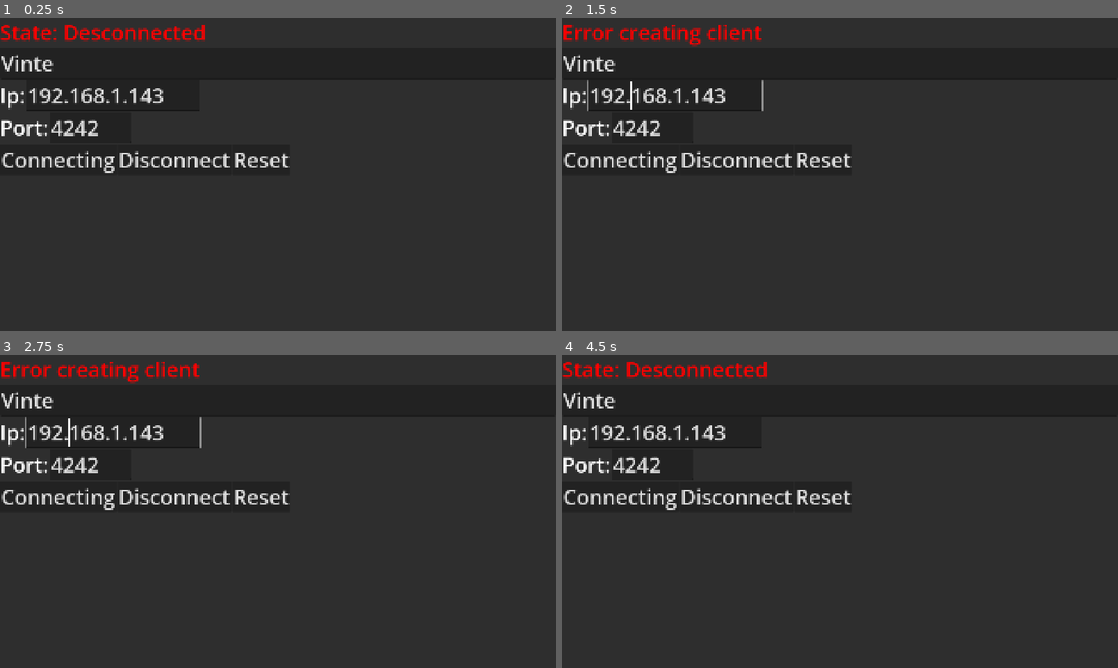
Above: before the commit, frames 1-4 (two rows, left to right).
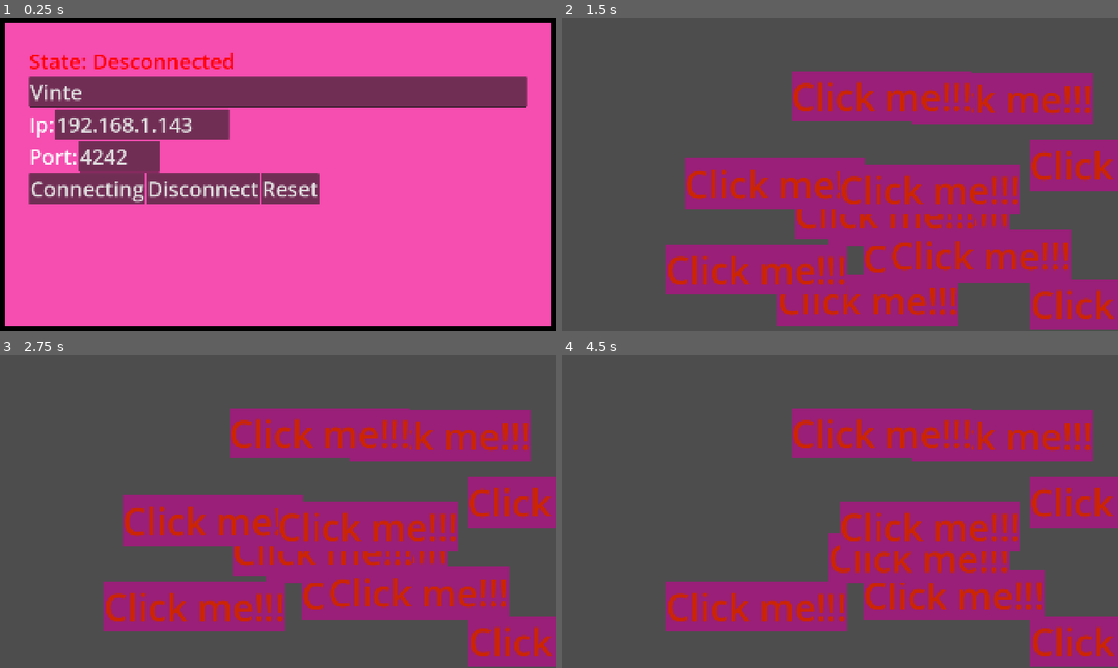
Above: after the commit, the same moments.

Repository: StoriTella/drunkenflyersclient
Game: Godot game, scene res://scenes/client.tscn
Same seed, same stepped clock (60 frames per second), same inputs: the game is played once before the commit and once after it. Sound files missing from this copy of the repository are replaced by a short silence.
Inputs (mouse positions are in pixels of both pictures, inside the frame that each line leads up to):
- Up to frame 1 (0.25 s): no input
- Up to frame 2 (1.5 s): click "Connecting" at 0.5 s; click (634, 93) at 1.25 s, where only the run after the commit has a clickable "Forward"
- Up to frame 3 (2.75 s): click (305, 636) at 2 s, where only the run after the commit has a clickable "Click me!!!"
- Up to frame 4 (4.5 s): click (951, 596) at 2.75 s, where only the run after the commit has a clickable "Click me!!!"; click (734, 495) at 3.5 s, where only the run before the commit has a clickable "Disconnect"; click (917, 558) at 4.25 s, where only the run after the commit has a clickable "Click me!!!"

The runs differ from the first frame. In frame 1, 100% of the frame differs, in the area x 0-100%, y 0-100%; in frame 2, 99%; in frame 3, 99%; in frame 4, 99%.

Commit message:
add minigame button smash

Diff:
--- /dev/null
+++ b/assets/themes/ButtonThemes.tres
@@ -0,0 +1,4 @@
+[gd_resource type="Theme" format=3 uid="uid://bbsb0mwr08726"]
+
+[resource]
+default_font_size = 72
--- /dev/null
+++ b/assets/themes/button_smash.tres
@@ -0,0 +1,9 @@
+[gd_resource type="Theme" format=3 uid="uid://b8w2ui51mlboi"]
+
+[sub_resource type="StyleBoxFlat" id="StyleBoxFlat_q3oi7"]
+bg_color = Color(0.6, 0.12156863, 0.47058824, 1)
+
+[resource]
+Button/colors/font_color = Color(0.79906726, 0.1468749, 0, 1)
+Button/font_sizes/font_size = 128
+Button/styles/normal = SubResource("StyleBoxFlat_q3oi7")
--- a/project.godot
+++ b/project.godot
@@ -23,6 +23,8 @@
 
 window/size/viewport_width=1920
 window/size/viewport_height=1080
+window/size/mode=3
+window/size/resizable=false
 window/stretch/mode="canvas_items"
 window/stretch/aspect="expand"
 
--- a/scenes/client.tscn
+++ b/scenes/client.tscn
@@ -1,6 +1,23 @@
 [gd_scene format=3 uid="uid://cfyu3kpjs52lo"]
 
 [ext_resource type="Script" uid="uid://d25apyad23oi6" path="res://scripts/client/client.gd" id="1_5f806"]
+
+[sub_resource type="Theme" id="Theme_5f806"]
+
+[sub_resource type="StyleBoxFlat" id="StyleBoxFlat_1t5vp"]
+content_margin_left = 100.0
+content_margin_top = 100.0
+content_margin_right = 100.0
+content_margin_bottom = 100.0
+bg_color = Color(0.9618922, 0.30210367, 0.68868446, 1)
+border_width_left = 20
+border_width_top = 20
+border_width_right = 20
+border_width_bottom = 20
+border_color = Color(0, 0, 0, 1)
+
+[sub_resource type="Theme" id="Theme_4tr0r"]
+PanelContainer/styles/panel = SubResource("StyleBoxFlat_1t5vp")
 
 [sub_resource type="Theme" id="Theme_8hduq"]
 default_font_size = 72
@@ -33,69 +50,77 @@
 default_font_size = 72
 
 [node name="ClientRoot" type="Panel" unique_id=723361514]
-offset_right = 1920.0
-offset_bottom = 1080.0
+anchors_preset = 15
+anchor_right = 1.0
+anchor_bottom = 1.0
+grow_horizontal = 2
+grow_vertical = 2
+theme = SubResource("Theme_5f806")
 script = ExtResource("1_5f806")
 
-[node name="VBoxContainer" type="VBoxContainer" parent="." unique_id=1284620183]
+[node name="PanelContainer" type="PanelContainer" parent="." unique_id=684634921]
 layout_mode = 1
 anchors_preset = 15
 anchor_right = 1.0
 anchor_bottom = 1.0
 grow_horizontal = 2
 grow_vertical = 2
+theme = SubResource("Theme_4tr0r")
 
-[node name="StatusLabel" type="Label" parent="VBoxContainer" unique_id=459156630]
+[node name="VBoxContainer" type="VBoxContainer" parent="PanelContainer" unique_id=1284620183]
+layout_mode = 2
+
+[node name="StatusLabel" type="Label" parent="PanelContainer/VBoxContainer" unique_id=459156630]
 layout_mode = 2
 theme = SubResource("Theme_8hduq")
 label_settings = SubResource("LabelSettings_g6rob")
 
-[node name="Name" type="LineEdit" parent="VBoxContainer" unique_id=1915278816]
+[node name="Name" type="LineEdit" parent="PanelContainer/VBoxContainer" unique_id=1915278816]
 layout_mode = 2
 theme = SubResource("Theme_g6rob")
 text = "Vinte"
 
-[node name="HBoxContainerIP" type="HBoxContainer" parent="VBoxContainer" unique_id=554722213]
+[node name="HBoxContainerIP" type="HBoxContainer" parent="PanelContainer/VBoxContainer" unique_id=554722213]
 layout_mode = 2
 
-[node name="Label" type="Label" parent="VBoxContainer/HBoxContainerIP" unique_id=11675700]
+[node name="Label" type="Label" parent="PanelContainer/VBoxContainer/HBoxContainerIP" unique_id=11675700]
 layout_mode = 2
 text = "Ip:"
 label_settings = SubResource("LabelSettings_nt2lr")
 
-[node name="IpLineEdit" type="LineEdit" parent="VBoxContainer/HBoxContainerIP" unique_id=311261085]
+[node name="IpLineEdit" type="LineEdit" parent="PanelContainer/VBoxContainer/HBoxContainerIP" unique_id=311261085]
 custom_minimum_size = Vector2(600, 0)
 layout_mode = 2
 theme = SubResource("Theme_ddqq8")
 text = "192.168.1.143"
 emoji_menu_enabled = false
 
-[node name="HBoxContainerPorta" type="HBoxContainer" parent="VBoxContainer" unique_id=1125632579]
+[node name="HBoxContainerPorta" type="HBoxContainer" parent="PanelContainer/VBoxContainer" unique_id=1125632579]
 layout_mode = 2
 
-[node name="Label" type="Label" parent="VBoxContainer/HBoxContainerPorta" unique_id=1356556547]
+[node name="Label" type="Label" parent="PanelContainer/VBoxContainer/HBoxContainerPorta" unique_id=1356556547]
 layout_mode = 2
 text = "Port:"
 label_settings = SubResource("LabelSettings_ad8ya")
 
-[node name="PortLineEdit" type="LineEdit" parent="VBoxContainer/HBoxContainerPorta" unique_id=40646318]
+[node name="PortLineEdit" type="LineEdit" parent="PanelContainer/VBoxContainer/HBoxContainerPorta" unique_id=40646318]
 layout_mode = 2
 theme = SubResource("Theme_03rmu")
 
-[node name="HBoxContainer" type="HBoxContainer" parent="VBoxContainer" unique_id=717651986]
+[node name="HBoxContainer" type="HBoxContainer" parent="PanelContainer/VBoxContainer" unique_id=717651986]
 layout_mode = 2
 
-[node name="ConnectButton" type="Button" parent="VBoxContainer/HBoxContainer" unique_id=802563028]
+[node name="ConnectButton" type="Button" parent="PanelContainer/VBoxContainer/HBoxContainer" unique_id=802563028]
 layout_mode = 2
 theme = SubResource("Theme_b3wi1")
 text = "Connect"
 
-[node name="DisconnectButton" type="Button" parent="VBoxContainer/HBoxContainer" unique_id=1906354397]
+[node name="DisconnectButton" type="Button" parent="PanelContainer/VBoxContainer/HBoxContainer" unique_id=1906354397]
 layout_mode = 2
 theme = SubResource("Theme_1ssov")
 text = "Disconnect"
 
-[node name="ResetButton" type="Button" parent="VBoxContainer/HBoxContainer" unique_id=1451283164]
+[node name="ResetButton" type="Button" parent="PanelContainer/VBoxContainer/HBoxContainer" unique_id=1451283164]
 layout_mode = 2
 theme = SubResource("Theme_i2t61")
 text = "Reset"
--- a/scenes/game.tscn
+++ b/scenes/game.tscn
@@ -1,6 +1,22 @@
 [gd_scene format=3 uid="uid://dv3ldc84l28k1"]
 
 [ext_resource type="Script" uid="uid://b3fov87g8v8x0" path="res://scripts/client/game.gd" id="1_uwrxv"]
+[ext_resource type="Theme" uid="uid://bbsb0mwr08726" path="res://assets/themes/ButtonThemes.tres" id="2_yqjtg"]
+
+[sub_resource type="StyleBoxFlat" id="StyleBoxFlat_yqjtg"]
+content_margin_left = 100.0
+content_margin_top = 100.0
+content_margin_right = 100.0
+content_margin_bottom = 100.0
+bg_color = Color(0.9618922, 0.30210367, 0.68868446, 1)
+border_width_left = 20
+border_width_top = 20
+border_width_right = 20
+border_width_bottom = 20
+border_color = Color(0, 0, 0, 1)
+
+[sub_resource type="Theme" id="Theme_uwrxv"]
+PanelContainer/styles/panel = SubResource("StyleBoxFlat_yqjtg")
 
 [node name="Game" type="Control" unique_id=1867825606]
 layout_mode = 3
@@ -13,11 +29,94 @@
 grow_vertical = 2
 script = ExtResource("1_uwrxv")
 
-[node name="Disconnect" type="Button" parent="." unique_id=1652637947]
+[node name="PanelContainer" type="PanelContainer" parent="." unique_id=1799629793]
 layout_mode = 1
-offset_left = 1652.0
-offset_right = 1921.0
-offset_bottom = 152.0
+anchors_preset = 15
+anchor_right = 1.0
+anchor_bottom = 1.0
+grow_horizontal = 2
+grow_vertical = 2
+theme = SubResource("Theme_uwrxv")
+
+[node name="HBoxContainer" type="HBoxContainer" parent="PanelContainer" unique_id=544835247]
+layout_mode = 2
+
+[node name="VBoxContainerControls" type="VBoxContainer" parent="PanelContainer/HBoxContainer" unique_id=158121040]
+layout_mode = 2
+
+[node name="ControlsLabel" type="Label" parent="PanelContainer/HBoxContainer/VBoxContainerControls" unique_id=246515799]
+layout_mode = 2
+theme = ExtResource("2_yqjtg")
+text = "Controls"
+
+[node name="ForwardButton" type="Button" parent="PanelContainer/HBoxContainer/VBoxContainerControls" unique_id=897129798]
+layout_mode = 2
+theme = ExtResource("2_yqjtg")
+text = "Forward"
+
+[node name="BackButton" type="Button" parent="PanelContainer/HBoxContainer/VBoxContainerControls" unique_id=315603036]
+layout_mode = 2
+theme = ExtResource("2_yqjtg")
+text = "Back
+"
+
+[node name="LeftButton" type="Button" parent="PanelContainer/HBoxContainer/VBoxContainerControls" unique_id=1778444702]
+layout_mode = 2
+theme = ExtResource("2_yqjtg")
+text = "Left"
+
+[node name="RightButton" type="Button" parent="PanelContainer/HBoxContainer/VBoxContainerControls" unique_id=647054652]
+layout_mode = 2
+theme = ExtResource("2_yqjtg")
+text = "Right"
+
+[node name="CoreButton" type="Button" parent="PanelContainer/HBoxContainer/VBoxContainerControls" unique_id=1546187311]
+layout_mode = 2
+theme = ExtResource("2_yqjtg")
+text = "Core"
+
+[node name="VBoxContainerPowerUps" type="VBoxContainer" parent="PanelContainer/HBoxContainer" unique_id=138200139]
+layout_mode = 2
+
+[node name="PowerUpsLabel" type="Label" parent="PanelContainer/HBoxContainer/VBoxContainerPowerUps" unique_id=953102422]
+layout_mode = 2
+theme = ExtResource("2_yqjtg")
+text = "Power Ups"
+
+[node name="ShieldButton" type="Button" parent="PanelContainer/HBoxContainer/VBoxContainerPowerUps" unique_id=371042611]
+layout_mode = 2
+theme = ExtResource("2_yqjtg")
+text = "Shield"
+
+[node name="SpeedButton" type="Button" parent="PanelContainer/HBoxContainer/VBoxContainerPowerUps" unique_id=756137009]
+layout_mode = 2
+theme = ExtResource("2_yqjtg")
+text = "Speed"
+
+[node name="SpikeButton" type="Button" parent="PanelContainer/HBoxContainer/VBoxContainerPowerUps" unique_id=82594297]
+layout_mode = 2
+theme = ExtResource("2_yqjtg")
+text = "Spike"
+
+[node name="InvButton" type="Button" parent="PanelContainer/HBoxContainer/VBoxContainerPowerUps" unique_id=1001308087]
+layout_mode = 2
+theme = ExtResource("2_yqjtg")
+text = "Inv"
+
+[node name="VBoxContainer" type="VBoxContainer" parent="PanelContainer/HBoxContainer" unique_id=1163923241]
+layout_mode = 2
+
+[node name="StatsLabel" type="Label" parent="PanelContainer/HBoxContainer/VBoxContainer" unique_id=1894205979]
+layout_mode = 2
+theme = ExtResource("2_yqjtg")
+text = "Stats"
+
+[node name="Disconnect" type="Button" parent="PanelContainer/HBoxContainer" unique_id=1652637947]
+custom_minimum_size = Vector2(100, 50)
+layout_mode = 2
+size_flags_horizontal = 8
+size_flags_vertical = 0
 text = "Disconnect"
 
-[connection signal="pressed" from="Disconnect" to="." method="_on_disconnect_pressed"]
+[connection signal="pressed" from="PanelContainer/HBoxContainer/VBoxContainerControls/ForwardButton" to="." method="_on_forward_button_pressed"]
+[connection signal="pressed" from="PanelContainer/HBoxContainer/Disconnect" to="." method="_on_disconnect_pressed"]
--- /dev/null
+++ b/scenes/minigames/ButtonSmash.tscn
@@ -0,0 +1,19 @@
+[gd_scene format=3 uid="uid://ckn2nt3isn713"]
+
+[ext_resource type="Script" uid="uid://bh1okk7ojg2c3" path="res://scripts/minigames/buttonsmash.gd" id="1_y6uun"]
+
+[node name="ButtonSmash" type="Control" unique_id=1653149477]
+layout_mode = 3
+anchors_preset = 15
+anchor_right = 1.0
+anchor_bottom = 1.0
+grow_horizontal = 2
+grow_vertical = 2
+size_flags_horizontal = 3
+size_flags_vertical = 3
+script = ExtResource("1_y6uun")
+
+[node name="Timer" type="Timer" parent="." unique_id=711869509]
+wait_time = 5.0
+
+[connection signal="timeout" from="Timer" to="." method="_on_timer_timeout"]
--- a/scripts/client/client.gd
+++ b/scripts/client/client.gd
@@ -3,12 +3,12 @@
 var server_ip = "192.168.1.143"
 var server_port = "4242"
 
-@onready var ip_line_edit = $VBoxContainer/HBoxContainerIP/IpLineEdit
-@onready var port_line_edit = $VBoxContainer/HBoxContainerPorta/PortLineEdit
-@onready var connect_button = $VBoxContainer/HBoxContainer/ConnectButton
-@onready var disconnect_button = $VBoxContainer/HBoxContainer/DisconnectButton
-@onready var status_label = $VBoxContainer/StatusLabel
-@onready var name_label = $VBoxContainer/Name
+@onready var ip_line_edit = $PanelContainer/VBoxContainer/HBoxContainerIP/IpLineEdit
+@onready var port_line_edit = $PanelContainer/VBoxContainer/HBoxContainerPorta/PortLineEdit
+@onready var connect_button = $PanelContainer/VBoxContainer/HBoxContainer/ConnectButton
+@onready var disconnect_button = $PanelContainer/VBoxContainer/HBoxContainer/DisconnectButton
+@onready var status_label = $PanelContainer/VBoxContainer/StatusLabel
+@onready var name_label = $PanelContainer/VBoxContainer/Name
 
 func _ready():
 	load_saved_config()
@@ -57,6 +57,7 @@
 	Global.multiplayer.server_disconnected.connect(_on_server_disconnected)
 
 	var error = Global.peer.create_client(ip, port)
+	get_tree().change_scene_to_file("res://scenes/game.tscn")
 
 	if error != OK:
 		status_label.text = "Error creating client"
--- a/scripts/client/game.gd
+++ b/scripts/client/game.gd
@@ -1,7 +1,21 @@
 extends Control
 
-@onready var disconnect_button = $Disconnect
+@onready var disconnect_button = $PanelContainer/HBoxContainer/Disconnect
+
+@onready var forward_button = $PanelContainer/HBoxContainer/VBoxContainerControls/ForwardButton
+@onready var backward_button = $PanelContainer/HBoxContainer/VBoxContainerControls/BackButton
+@onready var left_button = $PanelContainer/HBoxContainer/VBoxContainerControls/LeftButton
+@onready var right_button = $PanelContainer/HBoxContainer/VBoxContainerControls/RightButton
+@onready var core_button = $PanelContainer/HBoxContainer/VBoxContainerControls/CoreButton
+
+@onready var shield_button = $PanelContainer/HBoxContainer/VBoxContainerPowerUps/ShieldButton
+@onready var speed_button = $PanelContainer/HBoxContainer/VBoxContainerPowerUps/SpeedButton
+@onready var spike_button = $PanelContainer/HBoxContainer/VBoxContainerPowerUps/SpikeButton
 
 func _on_disconnect_pressed() -> void:
 	Global.disconnect_from_server()
 	get_tree().change_scene_to_file("res://scenes/client.tscn")
+
+
+func _on_forward_button_pressed() -> void:
+	get_tree().change_scene_to_file("res://scenes/minigames/ButtonSmash.tscn")
--- /dev/null
+++ b/scripts/minigames/buttonsmash.gd
@@ -0,0 +1,62 @@
+extends Control
+
+@export var min_buttons: int = 8
+@export var max_buttons: int = 12
+@export var button_text: String = "Click me!!!"
+@export var button_width: int = 100
+@export var button_height: int = 60
+@export var button_theme: Theme = preload("res://assets/themes/button_smash.tres")
+
+@onready var timer: Timer = $Timer
+
+var buttons_clicked: int = 0
+var total_buttons: int = 0
+var button_list: Array = []
+
+func _ready():
+	start_minigame()
+
+func start_minigame():
+	clear_buttons()
+	total_buttons = randi_range(min_buttons, max_buttons)
+	buttons_clicked = 0
+	create_buttons()
+	timer.start()
+
+func create_buttons():
+	var screen_size = get_viewport().get_visible_rect().size
+	var margin = 100
+
+	for i in range(total_buttons):
+		var button = Button.new()
+		button.theme = button_theme
+		button.text = button_text
+		button.size = Vector2(button_width, button_height)
+
+		var random_x = randf_range(margin, screen_size.x - button_width - margin)
+		var random_y = randf_range(margin, screen_size.y - button_height - margin)
+		button.position = Vector2(random_x, random_y)
+
+		button.pressed.connect(_on_button_pressed.bind(button))
+		add_child(button)
+		button_list.append(button)
+
+func _on_button_pressed(button: Button):
+	button.queue_free()
+	buttons_clicked += 1
+
+	if buttons_clicked >= total_buttons:
+		complete_minigame(true)
+
+func complete_minigame(is_win: bool):
+	await get_tree().create_timer(0.5).timeout
+	get_tree().change_scene_to_file("res://scenes/game.tscn")
+
+func clear_buttons():
+	for child in get_children():
+		if child is Button:
+			child.queue_free()
+
+
+func _on_timer_timeout() -> void:
+	complete_minigame(false)
Not shown, changed: assets/coin.mp3.import
Not shown, changed: assets/damage.mp3.import
Not shown, added: scripts/minigames/buttonsmash.gd.uid
Not shown, changed: assets/coin.mp3
Not shown, changed: assets/damage.mp3
